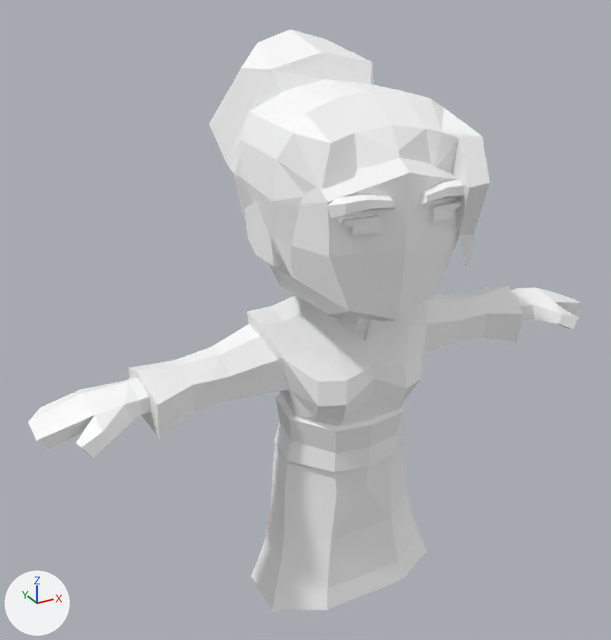
Renders of the glTF model assets/synty/characters_mini/models/SK_Samurai_VillageWoman_01.glb from each side of a commit.
Rendered twice from a 50 mm lens placed at (-1.4, -2.23, 2.23), pointed at (-0.07, 0.18, 1.03). Lighting does not change. The marker at lower left points along +X, +Y and +Z.

The first picture shows 'SK_Samurai_VillageWoman_01'.
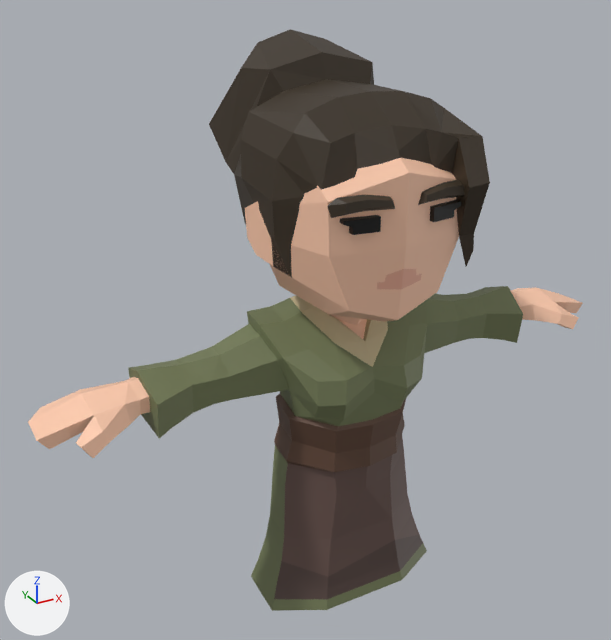
What differs and where, as boxes [x1, y1, x2, y2] in the pictures (611 x 640 px):
```json
{"object": "SK_Samurai_VillageWoman_01", "change": "surface changed", "before": [28, 29, 583, 611], "after": [28, 29, 583, 611], "on screen": "white to beige"}
```

The change, as JSON lines over the scene's bpy script:
```json
{"op": "add", "block": "img_polygonminis_texture_01_a", "code": ["img_polygonminis_texture_01_a = load_image('PolygonMinis_Texture_01_A', '_unpacked/PolygonMinis_Texture_01_A', 1024, 1024, 'sRGB')"]}
{"op": "remove", "block": "mat_mini_chr276", "code": "mat_mini_chr276.base_color = (1.0, 1.0, 1.0)  # white #ffffff"}
{"op": "add", "block": "mat_mini_chr276", "code": "mat_mini_chr276.texture = img_polygonminis_texture_01_a"}
```
